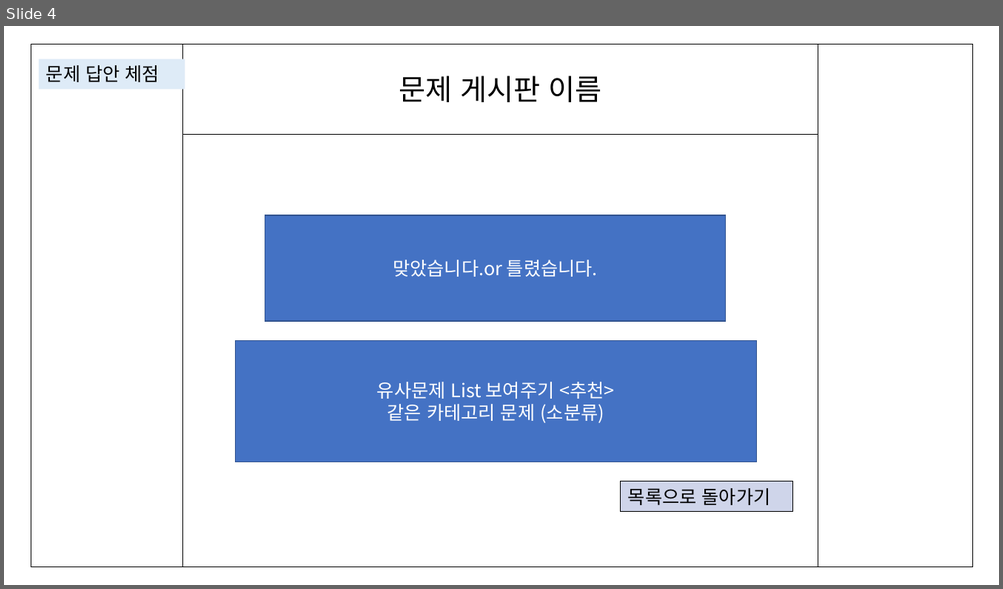
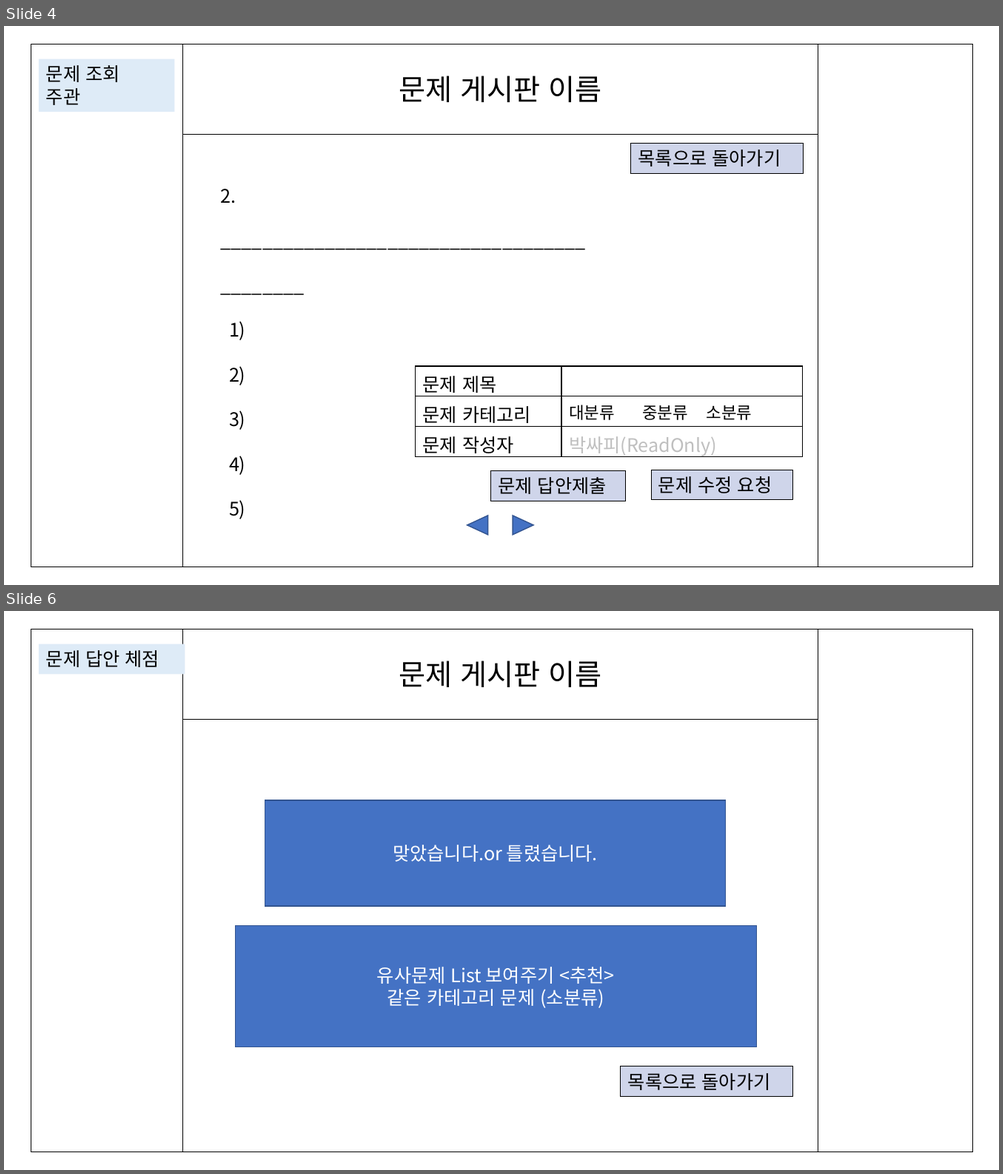
Before and after one commit to upswp/SOLAFY_1.0.0, a slide deck: projectProgressStatus/설계/UI/문제/UI_문제_박상우_이아영_2.0.0.pptx. Shown one above the other, each under a label of ours: slide 4 before the commit, slides 4 and 6 after it; the slides between them are not shown. The pictures are 1003x589 and 1003x1174 pixels, drawn with LibreOffice and Linux fonts; fonts in the diff are those of the drawing. Boxes give left, top, right and bottom in pixels: in the first picture for what was removed or moved away, otherwise in the second. Text is boxed around its words. In the diff, an @@ line names an element or a change of style, - is before the commit and + after.

```diff
--- a/projectProgressStatus/설계/UI/문제/UI_문제_박상우_이아영_2.0.0.pptx
+++ b/projectProgressStatus/설계/UI/문제/UI_문제_박상우_이아영_2.0.0.pptx
@@ slide 4 added at (x1=4, y1=26, x2=999, y2=585), background #FFFFFF @@
@@ rectangle added at (x1=31, y1=44, x2=973, y2=568), outline #000000 1 pt @@
@@ line added from (182, 44) to (182, 568), #000000 0.5 pt @@
@@ line added from (818, 44) to (818, 568), #000000 0.5 pt @@
@@ rectangle added at (x1=39, y1=59, x2=175, y2=112), fill #DEEBF7, 18 pt, text #000000 @@
+문제 조회
+주관
@@ text added at (x1=398, y1=76, x2=601, y2=102), 28 pt, text #000000 @@
+문제 게시판 이름
@@ line added from (182, 134) to (818, 134), #000000 0.5 pt @@
@@ rectangle added at (x1=631, y1=143, x2=803, y2=173), fill #CFD5EA, outline #000000 0.75 pt, 18 pt, text #000000 @@
+목록으로 돌아가기
@@ text added at (x1=221, y1=189, x2=245, y2=520), 18 pt, text #000000 @@
+2. ___________________________________________
+1)
+2)
+3)
+4)
+5)
@@ table added at (x1=415, y1=366, x2=802, y2=460), 3 rows, 2 columns @@
+문제 제목 | 
+문제 카테고리 | 대분류 중분류 소분류
+문제 작성자 | 박싸피(ReadOnly)
@@ rectangle added at (x1=490, y1=471, x2=626, y2=501), fill #CFD5EA, outline #000000 0.75 pt, 18 pt, text #000000 @@
+문제 답안제출
@@ rectangle added at (x1=651, y1=470, x2=793, y2=500), fill #CFD5EA, outline #000000 0.75 pt, 18 pt, text #000000 @@
+문제 수정 요청
@@ triangle added at (x1=467, y1=516, x2=488, y2=536), fill #4472C4, outline #325491 1 pt @@
@@ triangle added at (x1=513, y1=516, x2=534, y2=536), fill #4472C4, outline #325491 1 pt @@
@@ what was slide 4 is now slide 6 @@
```
Also in this commit, not shown: 1 slide changed, 1 other slide added, 8 other files.
